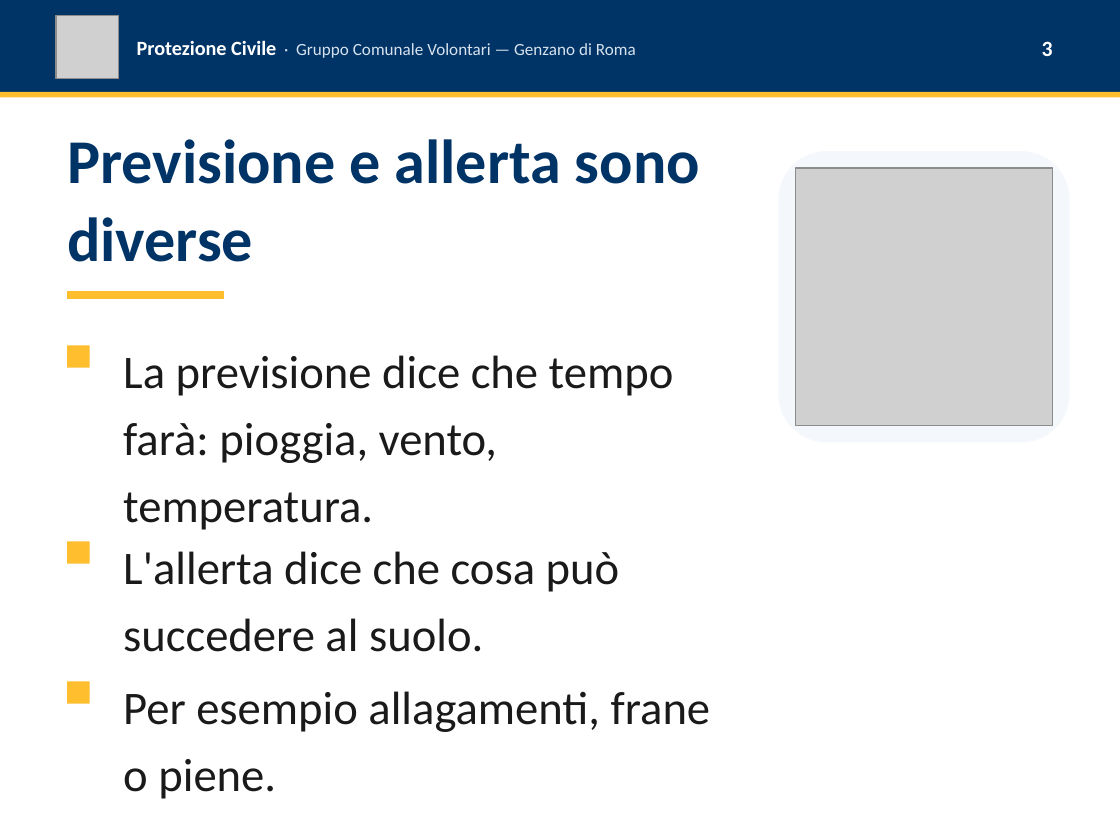
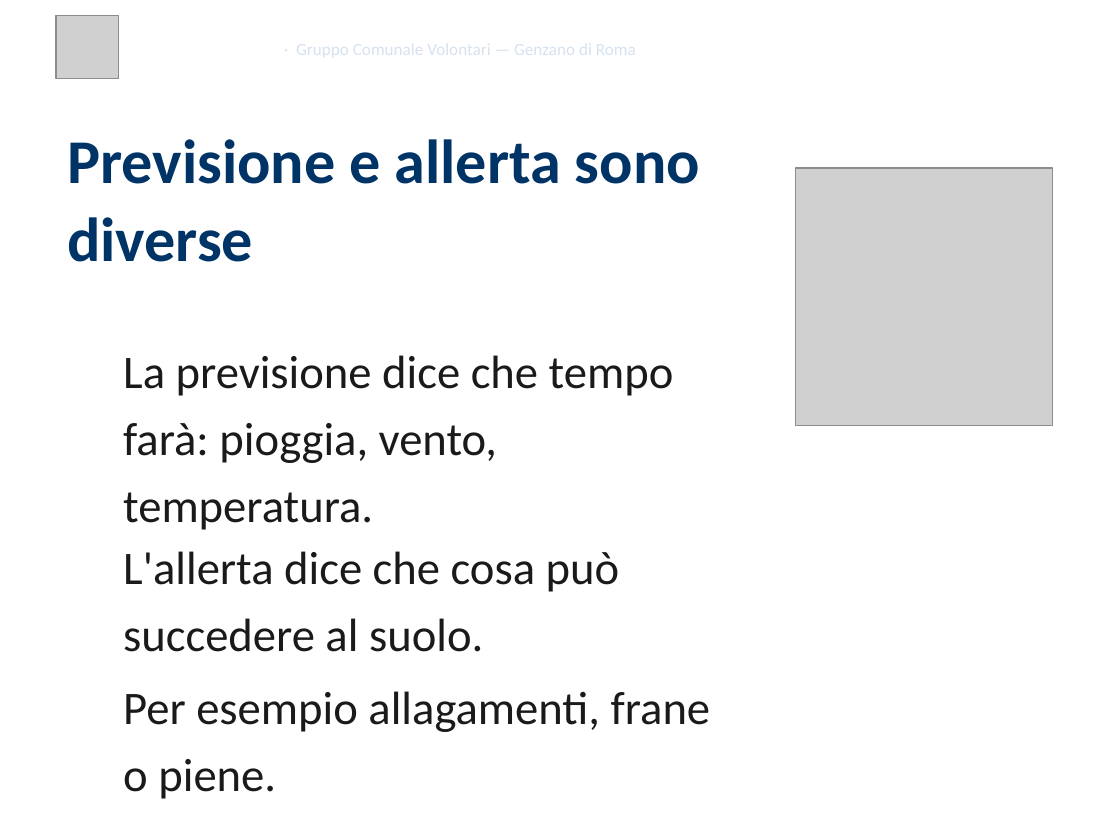
Before and after one commit to SviluppoItaliaDigitale/sito-pc-genzano, a slide deck: slide 3 of static/presentazioni/2026-03-25-allerta-meteo-presentazione-4x3.pptx. Drawn at 1120x840 pixels with LibreOffice and Linux fonts; fonts in the diff are those of the drawing; grey boxes stand for pictures; background and template pictures are left out. Boxes give left, top, right and bottom in pixels: in the first picture for what was removed or moved away, otherwise in the second. Text is boxed around its words. In the diff, an @@ line names an element or a change of style, - is before the commit and + after.

```diff
--- a/static/presentazioni/2026-03-25-allerta-meteo-presentazione-4x3.pptx
+++ b/static/presentazioni/2026-03-25-allerta-meteo-presentazione-4x3.pptx
@@ rectangle removed at [0,0,1120,92] @@
@@ rectangle removed at [0,92,1120,97] @@
@@ rectangle removed at [67,291,224,299] @@
@@ rectangle removed at [67,345,90,367] @@
@@ rectangle removed at [67,541,90,563] @@
@@ rectangle removed at [67,681,90,703] @@
```
Also in this commit, not shown: 12 other slides changed, 7 other files.
